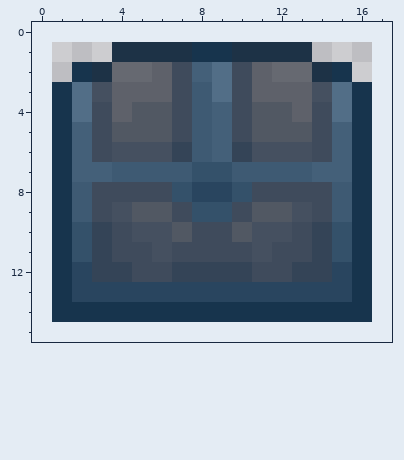
File history of a pixel-art sprite, resources/item_finder/chests/chest_dark_blue.png. That is the earlier state.
The file is 32x28 pixels, drawn in blocks of 2x2; one block is one cell here. The old version is drawn lined up with the new one, on the new canvas.
The result:
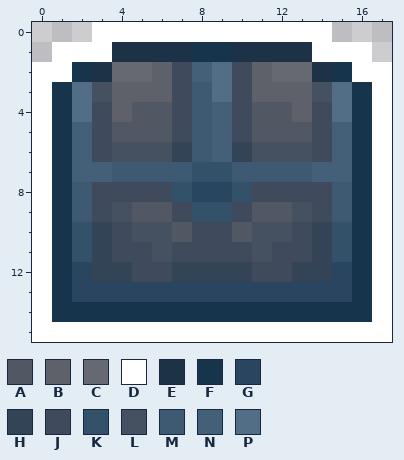
Palette (. is transparent): A #515863  B #5e616a  C #666971  D #ffffff  E #1d3246  F #17344d  G #29455f  H #344457  J #3f4b5c  K #34516a  L #455060  M #3e5a73  N #446079  P #526e87
The edit:
{"change": "canvas 16x14 -> 18x16, the old top-left corner now at 1,1"}
{"y":0,"x":3,"old":"............","new":"DDDDDDDDDDDD"}
{"y":1,"x":1,"old":"...","new":"DDD"}
{"y":1,"x":14,"old":"...","new":"DDD"}
{"y":2,"x":0,"old":"..","new":"DD"}
{"y":2,"x":16,"old":"..","new":"DD"}
{"y":3,"x":0,"old":".","new":"D"}
{"y":3,"x":17,"old":".","new":"D"}
{"y":4,"x":0,"old":".","new":"D"}
{"y":4,"x":17,"old":".","new":"D"}
{"y":5,"x":0,"old":".","new":"D"}
{"y":5,"x":17,"old":".","new":"D"}
{"y":6,"x":0,"old":".","new":"D"}
{"y":6,"x":17,"old":".","new":"D"}
{"y":7,"x":0,"old":".","new":"D"}
{"y":7,"x":17,"old":".","new":"D"}
{"y":8,"x":0,"old":".","new":"D"}
{"y":8,"x":17,"old":".","new":"D"}
{"y":9,"x":0,"old":".","new":"D"}
{"y":9,"x":17,"old":".","new":"D"}
{"y":10,"x":0,"old":".","new":"D"}
{"y":10,"x":17,"old":".","new":"D"}
{"y":11,"x":0,"old":".","new":"D"}
{"y":11,"x":17,"old":".","new":"D"}
{"y":12,"x":0,"old":".","new":"D"}
{"y":12,"x":17,"old":".","new":"D"}
{"y":13,"x":0,"old":".","new":"D"}
{"y":13,"x":17,"old":".","new":"D"}
{"y":14,"x":0,"old":".","new":"D"}
{"y":14,"x":17,"old":".","new":"D"}
{"y":15,"x":0,"old":"..................","new":"DDDDDDDDDDDDDDDDDD"}
